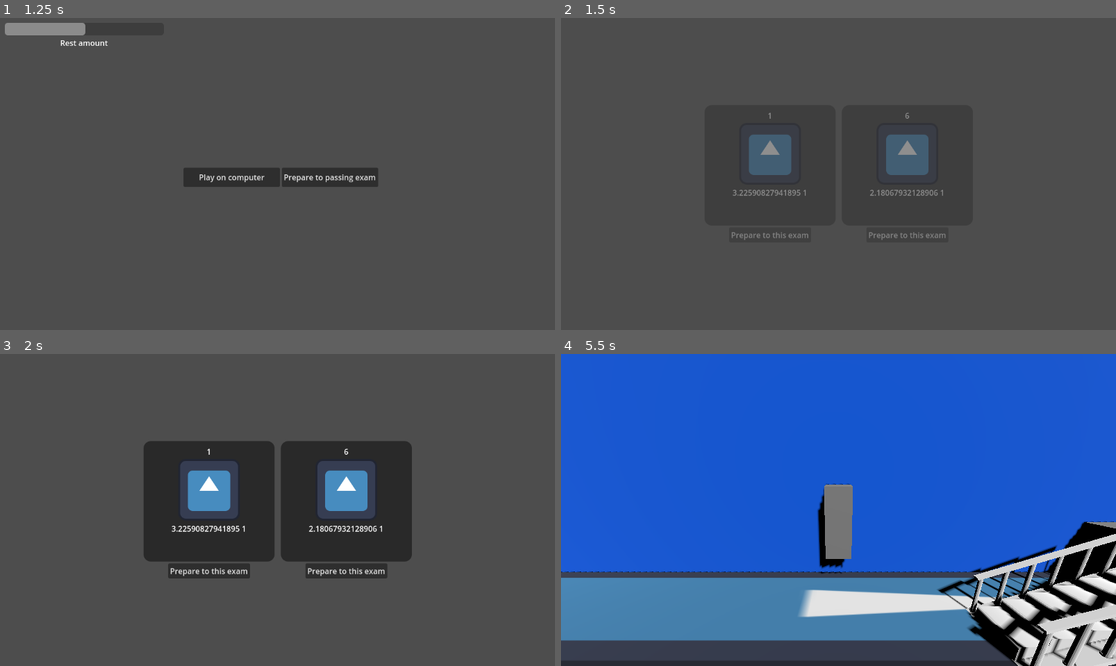
Above: before the commit, frames 1-4 (two rows, left to right).
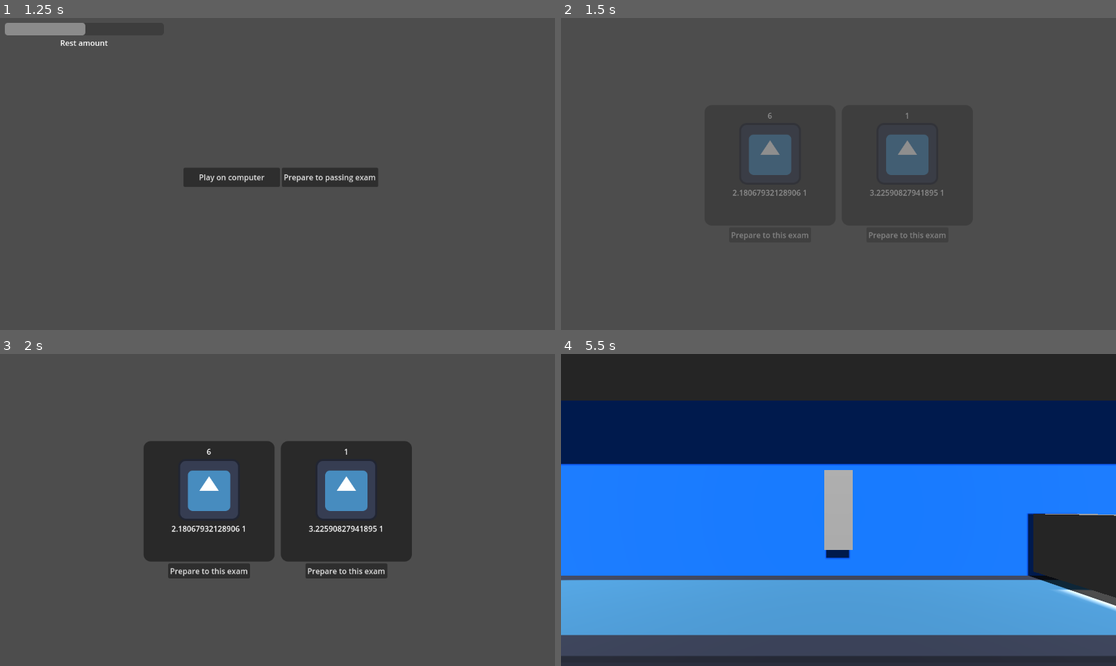
Above: after the commit, the same moments.

Repository: sudo-m3z1m/MakeItBeforeTheTest
Game: Godot game, scene res://Prefabs/UI/main_manu.tscn
The game is run twice, just before and just after one commit, with the same random seed, the same clock (stepped at 60 frames per second) and the same inputs. The engine's default icon, where the game draws it, is replaced by a stand-in: a white triangle on a blue panel in a dark square.
Inputs:
- Up to frame 1 (1.25 s): click "Play!" at 0.5 s
- Up to frame 2 (1.5 s): click "Prepare to passing exam" at 1.25 s
- Up to frame 3 (2 s): no input
- Up to frame 4 (5.5 s): click "Prepare to this exam" at 2 s; tap Enter (ui_accept) at 2.75, 3.02, 3.77, 5.27 s; hold D (Right) 2.78-3.53 s; hold S (Down) 3.53-4.28 s; hold D (Right) 4.28-5.03 s; hold W (Up) from 5.03 s (still down)

Frame 1 is identical in both runs. In frame 2, 0.2% of the frame differs, in the area x 31-68%, y 30-58%; in frame 3, 0.3%; in frame 4, 92%, in the area x 0-100%, y 0-100%.

Commit message:
Added steps and fixed some bugs. Need to make gameplay.

Diff:
--- a/Prefabs/UI/exam_ui.tscn
+++ b/Prefabs/UI/exam_ui.tscn
@@ -2,7 +2,7 @@
 
 [ext_resource type="Script" path="res://Prefabs/UI/exam_ui.gd" id="1_o2csu"]
 [ext_resource type="Texture2D" uid="uid://dwpnuhxpdin85" path="res://icon.svg" id="1_tpnam"]
-[ext_resource type="PackedScene" uid="uid://l2rsawse8j1x" path="res://Prefabs/test_scene.tscn" id="2_xkpys"]
+[ext_resource type="PackedScene" uid="uid://l2rsawse8j1x" path="res://Prefabs/Univercity/test_scene.tscn" id="2_byswb"]
 
 [sub_resource type="StyleBoxFlat" id="StyleBoxFlat_75ixu"]
 bg_color = Color(0, 0, 0, 0.466667)
@@ -16,7 +16,7 @@
 layout_mode = 3
 anchors_preset = 0
 script = ExtResource("1_o2csu")
-run_to_exam_packed = ExtResource("2_xkpys")
+run_to_exam_packed = ExtResource("2_byswb")
 
 [node name="VBoxContainer" type="VBoxContainer" parent="."]
 custom_minimum_size = Vector2(270, 285)
--- a/Prefabs/UI/middle_step_ui.gd
+++ b/Prefabs/UI/middle_step_ui.gd
@@ -23,8 +23,7 @@
 	exams_container.add_child(first_exam_ui)
 	exams_container.add_child(second_exam_ui)
 
-	#first_exam_ui.exam = ExamBase.exams[randi() % ExamBase.exams.size()]
-	first_exam_ui.exam = ExamBase.exams[0]
+	first_exam_ui.exam = ExamBase.exams[randi() % ExamBase.exams.size()]
 	second_exam_ui.exam = ExamBase.exams[randi() % ExamBase.exams.size()]
 
 	new_alpha.a = 0
--- /dev/null
+++ b/Prefabs/Univercity/crowd.gd
@@ -0,0 +1,20 @@
+extends Node3D
+
+@onready var area: Area3D = $CrowdArea
+
+@export_category("Crowd properties")
+@export_range(0, 1) var speed_debuff_multiplier: float
+
+func _ready() -> void:
+	area.body_entered.connect(on_player_entered)
+	area.body_exited.connect(on_player_exited)
+
+func on_player_entered(player: Node3D) -> void:
+	if !(player is Player):
+		return
+	player.speed *= speed_debuff_multiplier
+
+func on_player_exited(player: Node3D) -> void:
+	if !(player is Player):
+		return
+	player.speed /= speed_debuff_multiplier
--- /dev/null
+++ b/Prefabs/Univercity/crowd.tscn
@@ -0,0 +1,23 @@
+[gd_scene load_steps=3 format=3 uid="uid://4gy5qsd1q6jk"]
+
+[ext_resource type="Script" path="res://Prefabs/Univercity/crowd.gd" id="1_2wy8e"]
+
+[sub_resource type="BoxShape3D" id="BoxShape3D_4ctwl"]
+size = Vector3(2.08008, 2.36926, 1)
+
+[node name="Crowd" type="Node3D"]
+transform = Transform3D(1, 0, 0, 0, 1, 0, 0, 0, 2.44321, 0, 0, 0)
+script = ExtResource("1_2wy8e")
+speed_debuff_multiplier = 0.1
+
+[node name="CrowdArea" type="Area3D" parent="."]
+
+[node name="CollisionShape3D" type="CollisionShape3D" parent="CrowdArea"]
+transform = Transform3D(1, 0, 0, 0, 1, 0, 0, 0, 1, 0, 0.684631, 0)
+shape = SubResource("BoxShape3D_4ctwl")
+
+[node name="Model" type="Node3D" parent="."]
+
+[node name="CSGBox3D" type="CSGBox3D" parent="."]
+transform = Transform3D(1, 0, 0, 0, 1, 0, 0, 0, 1, 0, 0.651367, 0)
+size = Vector3(2.01001, 2.30273, 1)
--- a/Prefabs/exam_door.tscn
+++ b/Prefabs/Univercity/exam_door.tscn
@@ -1,6 +1,6 @@
 [gd_scene load_steps=4 format=3 uid="uid://dnaebvxj6ghwo"]
 
-[ext_resource type="Script" path="res://Prefabs/exam_door.gd" id="1_w6tw4"]
+[ext_resource type="Script" path="res://Prefabs/Univercity/exam_door.gd" id="1_w6tw4"]
 [ext_resource type="PackedScene" uid="uid://cs8mr85o7k8j0" path="res://Prefabs/UI/exam_step_ui.tscn" id="2_acxr0"]
 
 [sub_resource type="BoxShape3D" id="BoxShape3D_uw2wc"]
--- a/Prefabs/stairs.tscn
+++ b/Prefabs/Univercity/stairs.tscn
@@ -6,6 +6,7 @@
 size = Vector3(7.52151, 0.19165, 1)
 
 [node name="Stairs" type="StaticBody3D"]
+transform = Transform3D(-1, 0, -8.74228e-08, 0, 1, 0, 8.74228e-08, 0, -1, 0, 0, 0)
 
 [node name="stairs" parent="." instance=ExtResource("1_su6it")]
 
--- /dev/null
+++ b/Prefabs/Univercity/test_scene.tscn
@@ -0,0 +1,67 @@
+[gd_scene load_steps=10 format=3 uid="uid://l2rsawse8j1x"]
+
+[ext_resource type="Texture2D" uid="uid://dwpnuhxpdin85" path="res://icon.svg" id="1_agc3g"]
+[ext_resource type="PackedScene" uid="uid://b5ypkumc7v2h" path="res://Prefabs/player.tscn" id="2_kblx5"]
+[ext_resource type="PackedScene" uid="uid://dnaebvxj6ghwo" path="res://Prefabs/Univercity/exam_door.tscn" id="3_xpkbc"]
+[ext_resource type="PackedScene" uid="uid://cb7k16rea3jtd" path="res://Prefabs/Items/item_pickabe.tscn" id="4_wuphq"]
+[ext_resource type="PackedScene" uid="uid://xfrtebuk3f2j" path="res://Prefabs/Univercity/upstairs.tscn" id="5_ohu2p"]
+[ext_resource type="PackedScene" uid="uid://4gy5qsd1q6jk" path="res://Prefabs/Univercity/crowd.tscn" id="6_2igg3"]
+
+[sub_resource type="StandardMaterial3D" id="StandardMaterial3D_qrxs7"]
+albedo_texture = ExtResource("1_agc3g")
+
+[sub_resource type="StandardMaterial3D" id="StandardMaterial3D_ilteh"]
+albedo_color = Color(0, 0.407843, 1, 1)
+
+[sub_resource type="Environment" id="Environment_kc4n5"]
+
+[node name="TestScene" type="Node3D"]
+
+[node name="CSGBox3D" type="CSGBox3D" parent="."]
+transform = Transform3D(1, 0, 0, 0, 1, 0, 0, 0, 1, 31.0382, -2.41226, 0.33829)
+use_collision = true
+size = Vector3(65.3602, 5.31885, 3.83179)
+material = SubResource("StandardMaterial3D_qrxs7")
+
+[node name="Player" parent="." instance=ExtResource("2_kblx5")]
+transform = Transform3D(1, 0, 0, 0, 1, 0, 0, 0, 1, 0, 1.60729, 0)
+
+[node name="DirectionalLight3D" type="DirectionalLight3D" parent="."]
+transform = Transform3D(1, 0, 0, 0, 0.79653, 0.604599, 0, -0.604599, 0.79653, 10.6558, 8.47662, 10.9282)
+shadow_enabled = true
+
+[node name="ExamDoor" parent="." instance=ExtResource("3_xpkbc")]
+transform = Transform3D(1, 0, 0, 0, 1, 0, 0, 0, 1, 40.9258, 8.97884, 0)
+
+[node name="CSGBox3D" type="CSGBox3D" parent="ExamDoor"]
+transform = Transform3D(1, 0, 0, 0, 1, 0, 0, 0, 1, 0.601501, 0.364999, -0.240967)
+size = Vector3(2.203, 3.59717, 1.48193)
+
+[node name="ItemPickabe" parent="." instance=ExtResource("4_wuphq")]
+transform = Transform3D(1, 0, 0, 0, 1, 0, 0, 0, 1, 7.60383, 1.00479, 0)
+item_path = "res://Prefabs/Items/smartphone.gd"
+
+[node name="Wall" type="CSGBox3D" parent="."]
+transform = Transform3D(1, 0, 0, 0, 1, 0, 0, 0, 1, 21.9837, 11.6421, -5.99272)
+use_collision = true
+size = Vector3(47.2165, 22.9422, 9.18701)
+material = SubResource("StandardMaterial3D_ilteh")
+
+[node name="Upstairs" parent="." instance=ExtResource("5_ohu2p")]
+transform = Transform3D(1.6, 0, 0, 0, 1.6, 0, 0, 0, 1.6, 55.9267, 0.0287373, -6.62322)
+
+[node name="SecondFloor" type="CSGBox3D" parent="."]
+transform = Transform3D(1, 0, 0, 0, 1, 0, 0, 0, 1, 31.146, 7.48546, 0.359741)
+use_collision = true
+size = Vector3(65.5642, 0.162109, 3.76733)
+
+[node name="ThirdFloor" type="CSGBox3D" parent="."]
+transform = Transform3D(1, 0, 0, 0, 1, 0, 0, 0, 1, 31.146, 14.8803, 0.465437)
+use_collision = true
+size = Vector3(65.5642, 0.162109, 3.76733)
+
+[node name="WorldEnvironment" type="WorldEnvironment" parent="."]
+environment = SubResource("Environment_kc4n5")
+
+[node name="Crowd" parent="." instance=ExtResource("6_2igg3")]
+transform = Transform3D(1, 0, 0, 0, 1, 0, 0, 0, 2.44321, 31.253, 0.968542, 0)
--- /dev/null
+++ b/Prefabs/Univercity/upstairs.gdshader
@@ -0,0 +1,9 @@
+shader_type spatial;
+render_mode unshaded;
+
+uniform sampler2D SCREEN_TEXTURE: hint_screen_texture, filter_linear_mipmap;
+
+void fragment()
+{
+	ALBEDO = textureLod(SCREEN_TEXTURE, SCREEN_UV, 0.0).rgb;
+}
--- /dev/null
+++ b/Prefabs/Univercity/upstairs.tscn
@@ -0,0 +1,100 @@
+[gd_scene load_steps=3 format=3 uid="uid://xfrtebuk3f2j"]
+
+[ext_resource type="PackedScene" uid="uid://qmasqy0k7tgh" path="res://Prefabs/Univercity/stairs.tscn" id="1_2kw4a"]
+
+[sub_resource type="StandardMaterial3D" id="StandardMaterial3D_iy3iq"]
+render_priority = -1
+transparency = 1
+albedo_color = Color(0, 0.407843, 1, 1)
+
+[node name="Upstairs" type="Node3D"]
+
+[node name="FrontWall" type="CSGBox3D" parent="."]
+transform = Transform3D(1, 0, 0, 0, 1, 0, 0, 0, 1, 0, 7.28157, 3.18041)
+use_collision = true
+size = Vector3(13.1016, 14.323, 0.142578)
+material = SubResource("StandardMaterial3D_iy3iq")
+
+[node name="CSGBox3D" type="CSGBox3D" parent="FrontWall"]
+transform = Transform3D(1, 0, 0, 0, 1, 0, 0, 0, 1, -4.75735, -6.09024, 0)
+operation = 2
+size = Vector3(2.6665, 2.21979, 1)
+
+[node name="CSGBox3D2" type="CSGBox3D" parent="FrontWall"]
+transform = Transform3D(1, 0, 0, 0, 1, 0, 0, 0, 1, -4.75735, -1.52813, 0)
+operation = 2
+size = Vector3(2.6665, 2.21979, 1)
+
+[node name="CSGBox3D3" type="CSGBox3D" parent="FrontWall"]
+transform = Transform3D(1, 0, 0, 0, 1, 0, 0, 0, 1, -4.75735, 3.09685, 0)
+operation = 2
+size = Vector3(2.6665, 2.21979, 1)
+
+[node name="FirstFloorCell" type="Node3D" parent="."]
+
+[node name="FirstFloor" type="CSGBox3D" parent="FirstFloorCell"]
+transform = Transform3D(1, 0, 0, 0, 1, 0, 0, 0, 1, 0, 0, 0.00952148)
+use_collision = true
+size = Vector3(13.0566, 0.2, 6.50342)
+
+[node name="FirstMiddleFloor" type="CSGBox3D" parent="FirstFloorCell"]
+transform = Transform3D(1, 0, 0, 0, 1, 0, 0, 0, 1, -0.127147, 2.44081, 0)
+use_collision = true
+size = Vector3(13.0566, 0.2, 6.48438)
+
+[node name="CSGBox3D" type="CSGBox3D" parent="FirstFloorCell/FirstMiddleFloor"]
+transform = Transform3D(1, 0, 0, 0, 1, 0, 0, 0, 1, -0.730606, -0.20766, 0.0578384)
+operation = 2
+size = Vector3(7.61832, 0.678711, 2.09367)
+
+[node name="Stairs" parent="FirstFloorCell" instance=ExtResource("1_2kw4a")]
+transform = Transform3D(-1, 0, -8.74228e-08, 0, 1, 0, 8.74228e-08, 0, -1, 0, 0.555704, 0)
+
+[node name="Stairs2" parent="FirstFloorCell" instance=ExtResource("1_2kw4a")]
+transform = Transform3D(1, 0, 0, 0, 1, 0, 0, 0, 1, 0, 2.79499, -1.91598)
+
+[node name="SecondFloorCell" type="Node3D" parent="."]
+
+[node name="SecondFloor" type="CSGBox3D" parent="SecondFloorCell"]
+transform = Transform3D(1, 0, 0, 0, 1, 0, 0, 0, 1, 0, 4.65388, 0)
+use_collision = true
+size = Vector3(13.0566, 0.2, 6.48438)
+
+[node name="CSGBox3D" type="CSGBox3D" parent="SecondFloorCell/SecondFloor"]
+transform = Transform3D(1, 0, 0, 0, 1, 0, 0, 0, 1, 1.09308, -0.20766, -0.857162)
+operation = 2
+size = Vector3(8.18396, 0.678711, 3.92368)
+
+[node name="Stairs3" parent="SecondFloorCell" instance=ExtResource("1_2kw4a")]
+transform = Transform3D(-1, 0, -8.74228e-08, 0, 1, 0, 8.74228e-08, 0, -1, 0, 5.2134, 0)
+
+[node name="SecondMiddleFloor" type="CSGBox3D" parent="SecondFloorCell"]
+transform = Transform3D(1, 0, 0, 0, 1, 0, 0, 0, 1, -0.127147, 7.08232, 0)
+use_collision = true
+size = Vector3(13.0566, 0.2, 6.48438)
+
+[node name="CSGBox3D" type="CSGBox3D" parent="SecondFloorCell/SecondMiddleFloor"]
+transform = Transform3D(1, 0, 0, 0, 1, 0, 0, 0, 1, -0.730606, -0.20766, 0.0578384)
+operation = 2
+size = Vector3(7.61832, 0.678711, 2.09367)
+
+[node name="Stairs4" parent="SecondFloorCell" instance=ExtResource("1_2kw4a")]
+transform = Transform3D(1, 0, 0, 0, 1, 0, 0, 0, 1, 0, 7.43651, -1.91598)
+
+[node name="ThirdFloorCell" type="Node3D" parent="."]
+
+[node name="ThirdFloor" type="CSGBox3D" parent="ThirdFloorCell"]
+transform = Transform3D(1, 0, 0, 0, 1, 0, 0, 0, 1, 0, 9.2954, 0)
+use_collision = true
+size = Vector3(13.0566, 0.2, 6.48438)
+
+[node name="CSGBox3D" type="CSGBox3D" parent="ThirdFloorCell/ThirdFloor"]
+transform = Transform3D(1, 0, 0, 0, 1, 0, 0, 0, 1, 1.09308, -0.20766, -0.857162)
+operation = 2
+size = Vector3(8.18396, 0.678711, 3.92368)
+
+[node name="Stairs5" parent="ThirdFloorCell" instance=ExtResource("1_2kw4a")]
+transform = Transform3D(-1, 0, -8.74228e-08, 0, 1, 0, 8.74228e-08, 0, -1, 0, 9.91825, 0)
+
+[node name="CameraPosition" type="Marker3D" parent="."]
+transform = Transform3D(1, 0, 0, 0, 1, 0, 0, 0, 1, 0, 9, 15)
--- a/Prefabs/player.gd
+++ b/Prefabs/player.gd
@@ -1,5 +1,9 @@
 class_name Player
 extends CharacterBody3D
+
+@onready var camera: Camera3D = $Camera3D
+@onready var visible_sphere = $Camera3D/VisibleSphere
+@onready var raycast: RayCast3D = $Camera3D/RayCast3D
 
 @export var speed: float
 @export var jump_strenght: float
@@ -11,11 +15,15 @@
 		velocity += Vector3.UP * jump_strenght
 
 func _physics_process(delta):
+	camera.global_position.z = 5
+	raycast.target_position.z = (global_position - camera.global_position).z
+
 	velocity.x = lerp(velocity.x, get_direction().x * speed, 0.2)
 	velocity.z = lerp(velocity.z, get_direction().z * speed, 0.2)
 	move_and_slide()
 	velocity.y -= gravity
 	global_position.z = clamp(global_position.z, -10, front_wall_z)
+	check_walls()
 
 func get_direction() -> Vector3:
 	var direction: Vector3
@@ -28,3 +36,15 @@
 	if area is ItemPickable:
 		ExamBase.add_item(area.item)
 	area.queue_free()
+
+func change_camera_posiiton(new_position: Vector3, duration: float) -> void:
+	var tween: Tween = create_tween()
+	tween.tween_property(camera, "global_position", new_position, duration)
+
+func check_walls() -> void:
+	var tween: Tween = create_tween()
+	var sphere_radius: float = 1.1
+	if raycast.get_collider() is Player:
+		tween.tween_property(visible_sphere, "radius", sphere_radius / 10, 0.1)
+		return
+	tween.tween_property(visible_sphere, "radius", sphere_radius, 0.1)
--- a/Prefabs/player.tscn
+++ b/Prefabs/player.tscn
@@ -1,12 +1,17 @@
-[gd_scene load_steps=4 format=3 uid="uid://b5ypkumc7v2h"]
+[gd_scene load_steps=6 format=3 uid="uid://b5ypkumc7v2h"]
 
 [ext_resource type="Script" path="res://Prefabs/player.gd" id="1_85so0"]
+[ext_resource type="Shader" path="res://Prefabs/Univercity/upstairs.gdshader" id="2_y1xst"]
 
 [sub_resource type="CapsuleShape3D" id="CapsuleShape3D_ntk42"]
-height = 2.75624
+height = 2.76112
 
 [sub_resource type="BoxShape3D" id="BoxShape3D_j4aa2"]
 size = Vector3(1.24634, 2.82446, 1)
+
+[sub_resource type="ShaderMaterial" id="ShaderMaterial_2c0gd"]
+render_priority = 0
+shader = ExtResource("2_y1xst")
 
 [node name="Player" type="CharacterBody3D"]
 script = ExtResource("1_85so0")
@@ -29,7 +34,17 @@
 size = Vector3(1, 2.7832, 1)
 
 [node name="Camera3D" type="Camera3D" parent="."]
-transform = Transform3D(1, 0, 0, 0, 0.969604, 0.244681, 0, -0.244681, 0.969604, 0, 1.93562, 5.89858)
+transform = Transform3D(1, 0, 0, 0, 1, 0, 0, 0, 1, 0, 0, 5)
 fov = 90.0
 
+[node name="VisibleSphere" type="CSGSphere3D" parent="Camera3D"]
+transform = Transform3D(1, 0, 0, 0, 1, 0, 0, 0, 1, 0, 0, -2.10997)
+radius = 0.1
+radial_segments = 24
+rings = 12
+material = SubResource("ShaderMaterial_2c0gd")
+
+[node name="RayCast3D" type="RayCast3D" parent="Camera3D"]
+target_position = Vector3(0, 0, 0)
+
 [connection signal="area_entered" from="ItemArea" to="." method="area_entered"]
--- a/Prefabs/test_scene.tscn
+++ /dev/null
@@ -1,49 +0,0 @@
-[gd_scene load_steps=8 format=3 uid="uid://l2rsawse8j1x"]
-
-[ext_resource type="PackedScene" uid="uid://b5ypkumc7v2h" path="res://Prefabs/player.tscn" id="1_i714j"]
-[ext_resource type="Texture2D" uid="uid://dwpnuhxpdin85" path="res://icon.svg" id="1_x07fd"]
-[ext_resource type="PackedScene" uid="uid://qmasqy0k7tgh" path="res://Prefabs/stairs.tscn" id="3_0i5ku"]
-[ext_resource type="PackedScene" uid="uid://dnaebvxj6ghwo" path="res://Prefabs/exam_door.tscn" id="4_trquc"]
-[ext_resource type="PackedScene" uid="uid://cb7k16rea3jtd" path="res://Prefabs/Items/item_pickabe.tscn" id="5_icxem"]
-
-[sub_resource type="StandardMaterial3D" id="StandardMaterial3D_qrxs7"]
-albedo_texture = ExtResource("1_x07fd")
-
-[sub_resource type="StandardMaterial3D" id="StandardMaterial3D_ilteh"]
-albedo_color = Color(0, 0.407843, 1, 1)
-
-[node name="TestScene" type="Node3D"]
-
-[node name="CSGBox3D" type="CSGBox3D" parent="."]
-transform = Transform3D(1, 0, 0, 0, 1, 0, 0, 0, 1, 22.0193, 0, 0.338012)
-use_collision = true
-size = Vector3(47.3223, 0.429688, 3.83179)
-material = SubResource("StandardMaterial3D_qrxs7")
-
-[node name="Player" parent="." instance=ExtResource("1_i714j")]
-transform = Transform3D(1, 0, 0, 0, 1, 0, 0, 0, 1, 0, 1.60729, 0)
-
-[node name="DirectionalLight3D" type="DirectionalLight3D" parent="."]
-transform = Transform3D(0.921179, -0.292015, 0.25721, 0, 0.660971, 0.750411, -0.38914, -0.691263, 0.608873, 10.6558, 10.598, 7.45571)
-shadow_enabled = true
-
-[node name="CSGBox3D2" type="CSGBox3D" parent="."]
-transform = Transform3D(1, 0, 0, 0, 1, 0, 0, 0, 1, 37.9234, 2.61477, 0.556422)
-use_collision = true
-size = Vector3(9.75009, 0.138428, 3.87915)
-
-[node name="ExamDoor" parent="." instance=ExtResource("4_trquc")]
-transform = Transform3D(1, 0, 0, 0, 1, 0, 0, 0, 1, 40.9258, 4.05352, 0)
-
-[node name="ItemPickabe" parent="." instance=ExtResource("5_icxem")]
-transform = Transform3D(1, 0, 0, 0, 1, 0, 0, 0, 1, 7.60383, 1.00479, 0)
-item_path = "res://Prefabs/Items/smartphone.gd"
-
-[node name="Wall" type="CSGBox3D" parent="."]
-transform = Transform3D(1, 0, 0, 0, 1, 0, 0, 0, 1, 21.9837, 5.37268, -1.53886)
-use_collision = true
-size = Vector3(47.2165, 10.4033, 0.279297)
-material = SubResource("StandardMaterial3D_ilteh")
-
-[node name="Stairs" parent="." instance=ExtResource("3_0i5ku")]
-transform = Transform3D(-1, 0, -8.74228e-08, 0, 1, 0, 8.74228e-08, 0, -1, 30.1729, 0.781129, 1.57067)
Renamed: Prefabs/exam_door.gd -> Prefabs/Univercity/exam_door.gd
